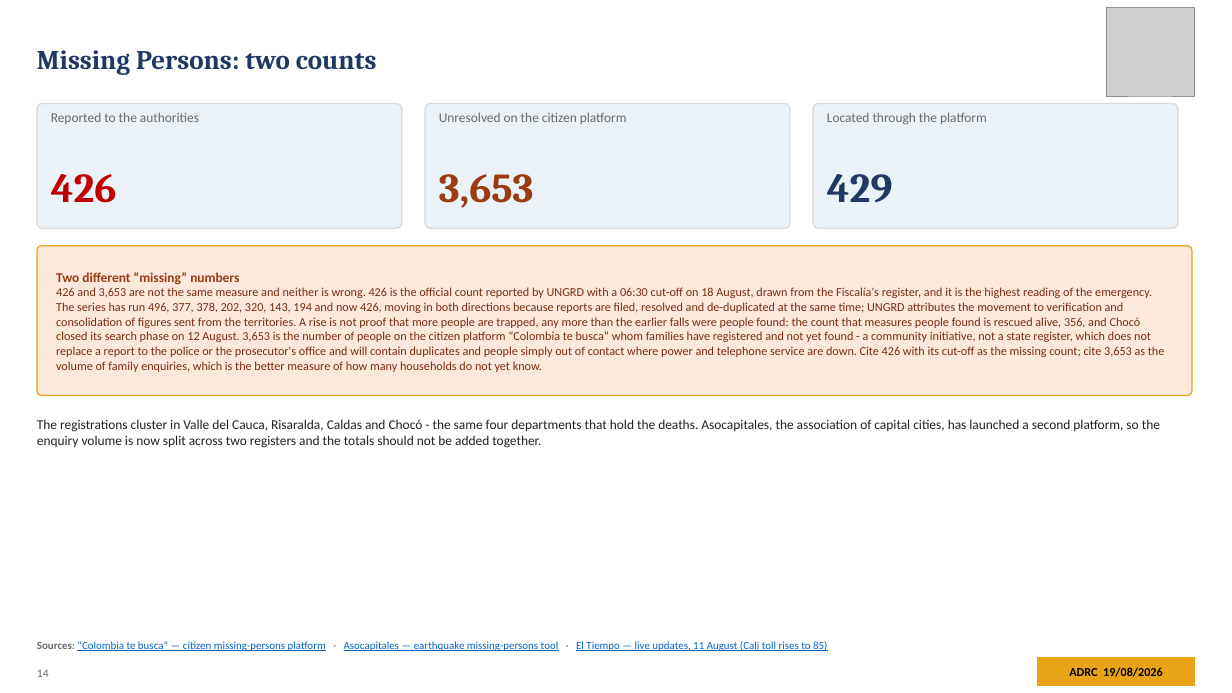
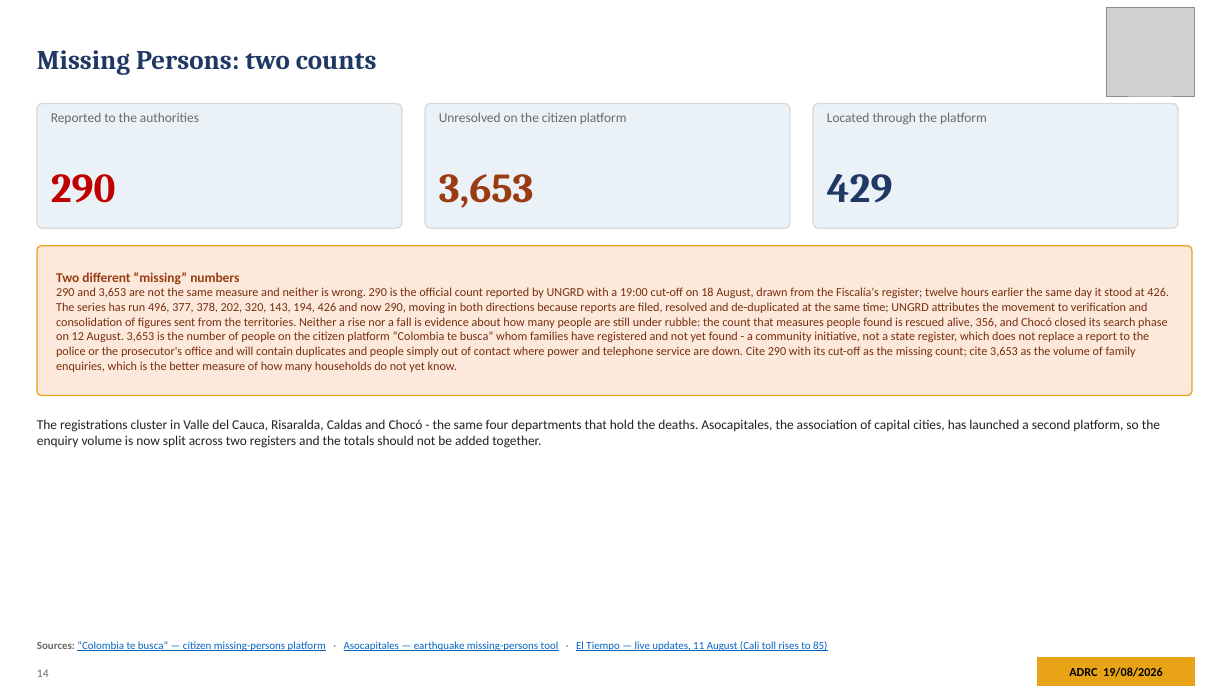
Before and after one commit to kochobi-max/whatsmap, a slide deck: slide 14 of reports/colombia_eq_20260810/output/ADRC_EQ_COL_Choco_20260810_EN.pptx. Drawn at 1232x693 pixels with LibreOffice and Linux fonts; fonts in the diff are those of the drawing; grey boxes stand for pictures. Boxes give left, top, right and bottom in pixels: in the first picture for what was removed or moved away, otherwise in the second. Text is boxed around its words. In the diff, an @@ line names an element or a change of style, - is before the commit and + after.

```diff
--- a/reports/colombia_eq_20260810/output/ADRC_EQ_COL_Choco_20260810_EN.pptx
+++ b/reports/colombia_eq_20260810/output/ADRC_EQ_COL_Choco_20260810_EN.pptx
@@ text at [51,174,116,203]: text changed @@
-426
+290
@@ text at [56,272,1169,372]: text changed @@
-Two different “missing” numbers
-426 and 3,653 are not the same measure and neither is wrong. 426 is the official count reported by UNGRD with a 06:30 cut-off on 18 August, drawn from the Fiscalía's register, and it is the highest reading of the emergency. The series has run 496, 377, 378, 202, 320, 143, 194 and now 426, moving in both directions because reports are filed, resolved and de-duplicated at the same time; UNGRD attributes the movement to verification and consolidation of figures sent from the territories. A rise is not proof that more people are trapped, any more than the earlier falls were people found: the count that measures people found is rescued alive, 356, and Chocó closed its search phase on 12 August. 3,653 is the number of people on the citizen platform “Colombia te busca” whom families have registered and not yet found - a community initiative, not a state register, which does not replace a report to the police or the prosecutor's office and will contain duplicates and people simply out of contact where power and telephone service are down. Cite 426 with its cut-off as the missing count; cite 3,653 as the volume of family enquiries, which is the better measure of how many households do not yet know.
+Two different “missing” numbers
+290 and 3,653 are not the same measure and neither is wrong. 290 is the official count reported by UNGRD with a 19:00 cut-off on 18 August, drawn from the Fiscalía's register; twelve hours earlier the same day it stood at 426. The series has run 496, 377, 378, 202, 320, 143, 194, 426 and now 290, moving in both directions because reports are filed, resolved and de-duplicated at the same time; UNGRD attributes the movement to verification and consolidation of figures sent from the territories. Neither a rise nor a fall is evidence about how many people are still under rubble: the count that measures people found is rescued alive, 356, and Chocó closed its search phase on 12 August. 3,653 is the number of people on the citizen platform “Colombia te busca” whom families have registered and not yet found - a community initiative, not a state register, which does not replace a report to the police or the prosecutor's office and will contain duplicates and people simply out of contact where power and telephone service are down. Cite 290 with its cut-off as the missing count; cite 3,653 as the volume of family enquiries, which is the better measure of how many households do not yet know.
```
Also in this commit, not shown: 17 other slides changed, 8 other files.
